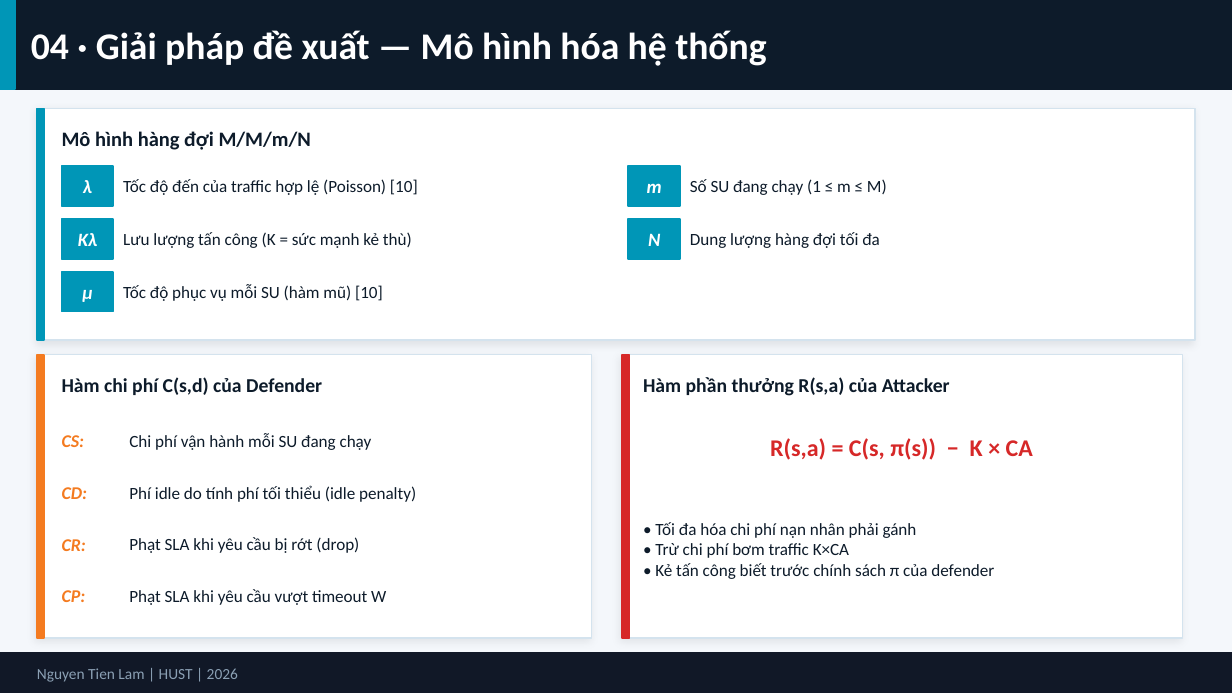
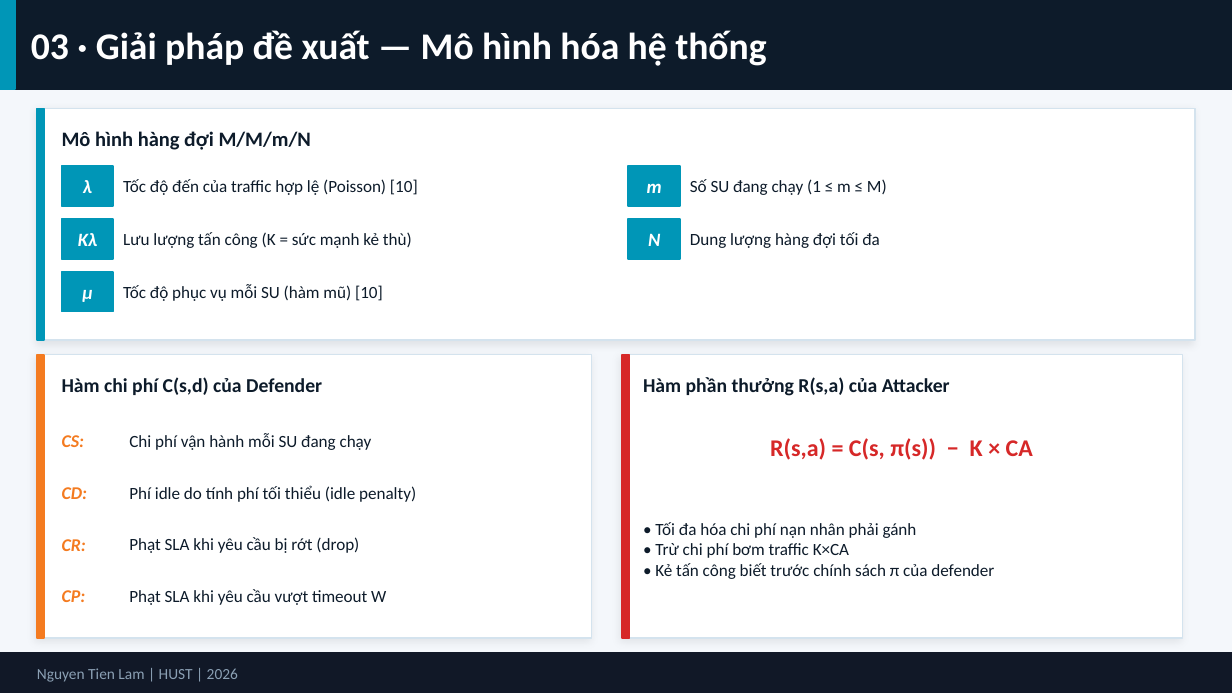
Before and after one commit to tienlamict/edos-demo, a slide deck: slide 10 of report/edos_slide.pptx (slide 6 before the commit). Drawn at 1232x693 pixels with LibreOffice and Linux fonts; fonts in the diff are those of the drawing. Boxes give left, top, right and bottom in pixels: in the first picture for what was removed or moved away, otherwise in the second. Text is boxed around its words. In the diff, an @@ line names an element or a change of style, - is before the commit and + after.

```diff
--- a/report/edos_slide.pptx
+++ b/report/edos_slide.pptx
@@ text at (31,30,766,66): text changed @@
-04 · Giải pháp đề xuất — Mô hình hóa hệ thống
+03 · Giải pháp đề xuất — Mô hình hóa hệ thống
```
Also in this commit, not shown: 6 other slides changed, 5 slides added, 2 slides removed.
